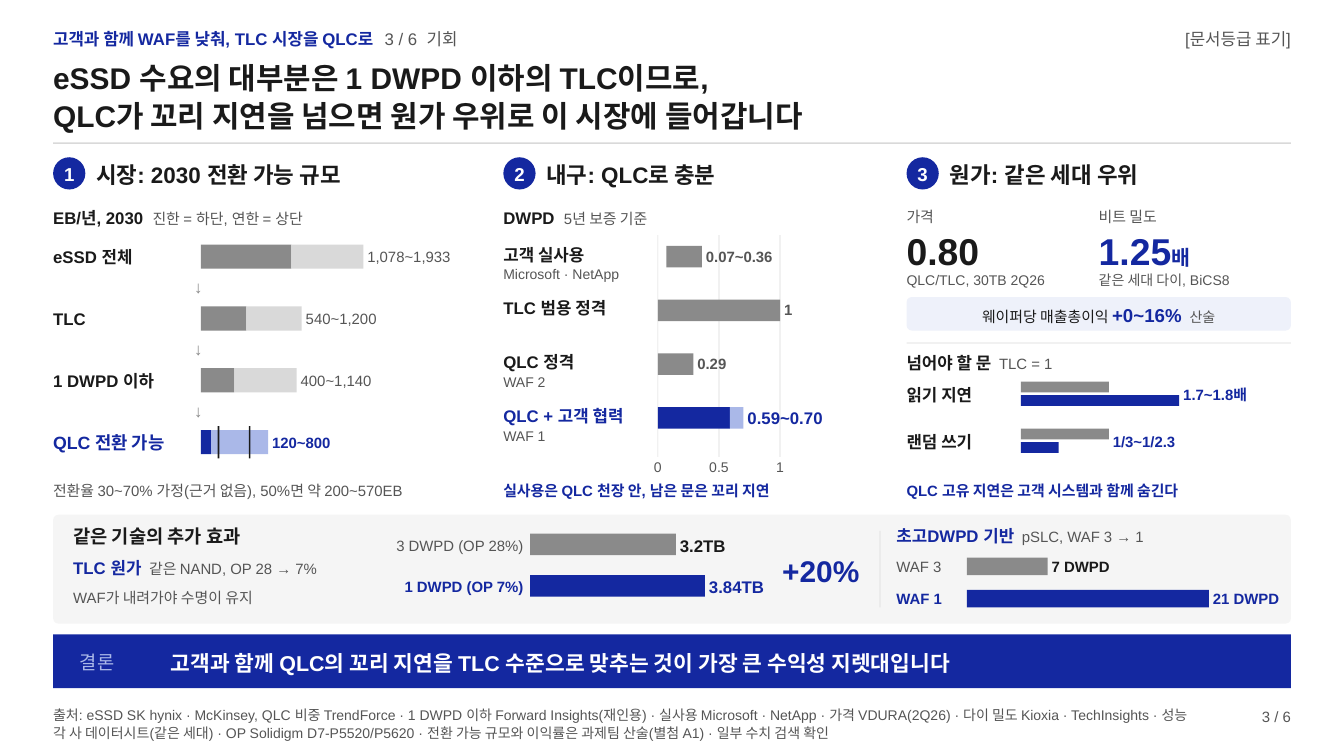
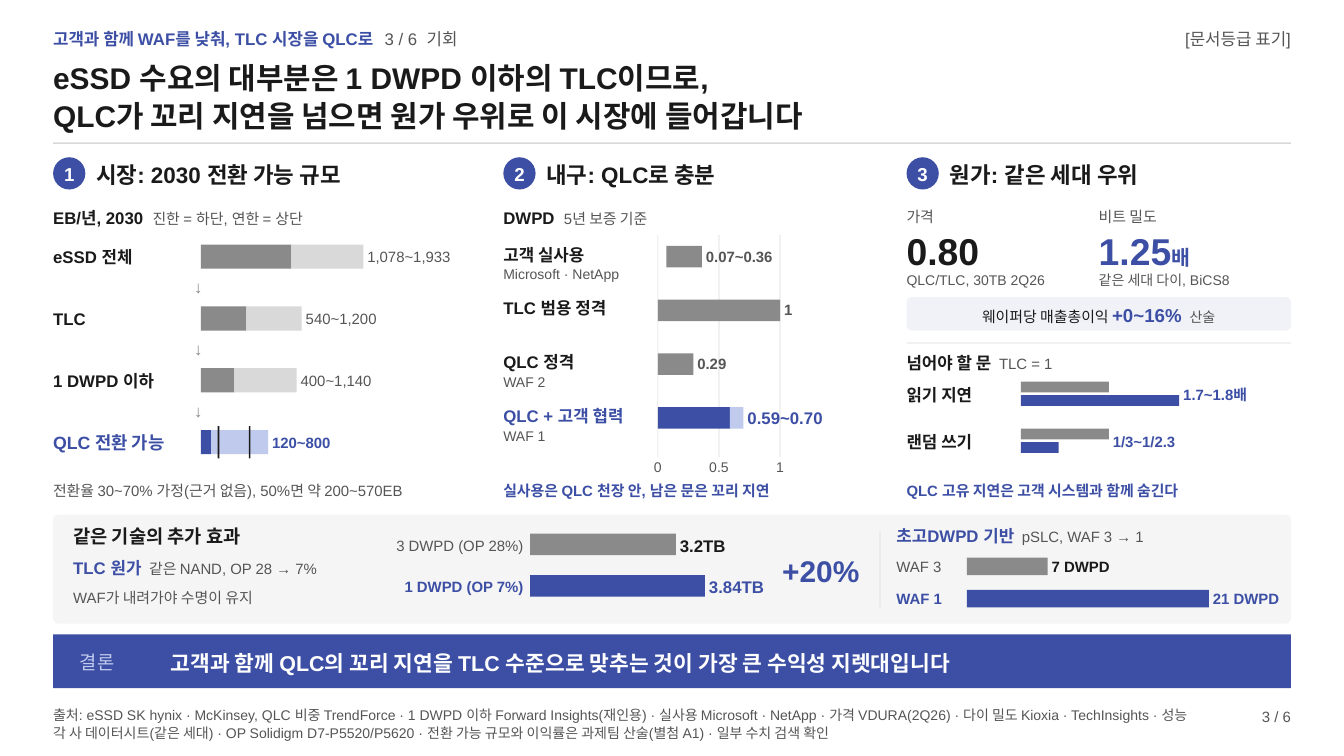
Before and after one commit to k31001/action-learning, a slide deck: slide 3 of dashboard/public/presentations/qlc-tlc-market-entry.pptx. Drawn at 1344x756 pixels with LibreOffice and Linux fonts; fonts in the diff are those of the drawing. Boxes give left, top, right and bottom in pixels: in the first picture for what was removed or moved away, otherwise in the second. Text is boxed around its words. In the diff, an @@ line names an element or a change of style, - is before the commit and + after.

```diff
--- a/dashboard/public/presentations/qlc-tlc-market-entry.pptx
+++ b/dashboard/public/presentations/qlc-tlc-market-entry.pptx
@@ text "고객과 함께 WAF를 낮춰, TLC ..." at (x1=53, y1=31, x2=458, y2=49): text colour #1428A0 to #3C4FA5 in "고객과 함께 WAF를 낮춰, TLC 시장을 QLC로" @@
@@ rounded rectangle at (x1=907, y1=297, x2=1291, y2=331): fill #EEF1FA to #F0F2F8 @@
@@ text "웨이퍼당 매출총이익 +0~16% 산술" at (x1=982, y1=309, x2=1216, y2=324): text colour #1428A0 to #3C4FA5 in "+0~16%" @@
@@ rectangle at (x1=730, y1=407, x2=743, y2=429): fill #AAB8E8 to #C0CAEC @@
@@ rectangle at (x1=211, y1=430, x2=268, y2=454): fill #AAB8E8 to #C0CAEC @@
@@ text "초고DWPD 기반 pSLC, WAF 3 ..." at (x1=896, y1=528, x2=1143, y2=545): text colour #1428A0 to #3C4FA5 in "초고DWPD 기반" @@
@@ text "TLC 원가 같은 NAND, OP ..." at (x1=73, y1=560, x2=317, y2=576): text colour #1428A0 to #3C4FA5 in "TLC 원가" @@
@@ text colour #1428A0 to #3C4FA5 in 14 elements at (x1=53, y1=434, x2=165, y2=453), (x1=272, y1=437, x2=330, y2=448), (x1=503, y1=408, x2=624, y2=426), (x1=747, y1=412, x2=822, y2=424), (x1=503, y1=483, x2=769, y2=499), (x1=1099, y1=239, x2=1172, y2=266), (x1=1183, y1=388, x2=1247, y2=402), (x1=1113, y1=436, x2=1175, y2=448), (x1=907, y1=483, x2=1178, y2=499), (x1=405, y1=581, x2=524, y2=595), (x1=709, y1=581, x2=764, y2=593), (x1=782, y1=561, x2=859, y2=583), (x1=896, y1=593, x2=942, y2=604), (x1=1213, y1=593, x2=1280, y2=604) @@
@@ fill #1428A0 to #3C4FA5 in 10 elements at (x1=53, y1=157, x2=85, y2=190), (x1=201, y1=430, x2=211, y2=454), (x1=503, y1=157, x2=536, y2=190), (x1=658, y1=407, x2=730, y2=429), (x1=907, y1=157, x2=939, y2=190), (x1=1021, y1=395, x2=1179, y2=406), (x1=1021, y1=442, x2=1058, y2=453), (x1=530, y1=575, x2=705, y2=597), (x1=967, y1=590, x2=1209, y2=607), (x1=53, y1=634, x2=1291, y2=688) @@
@@ text "결론" at (x1=80, y1=653, x2=114, y2=670): text colour #AAB8E8 to #C0CAEC @@
```
Also in this commit, not shown: 5 other slides changed, 30 other files.
